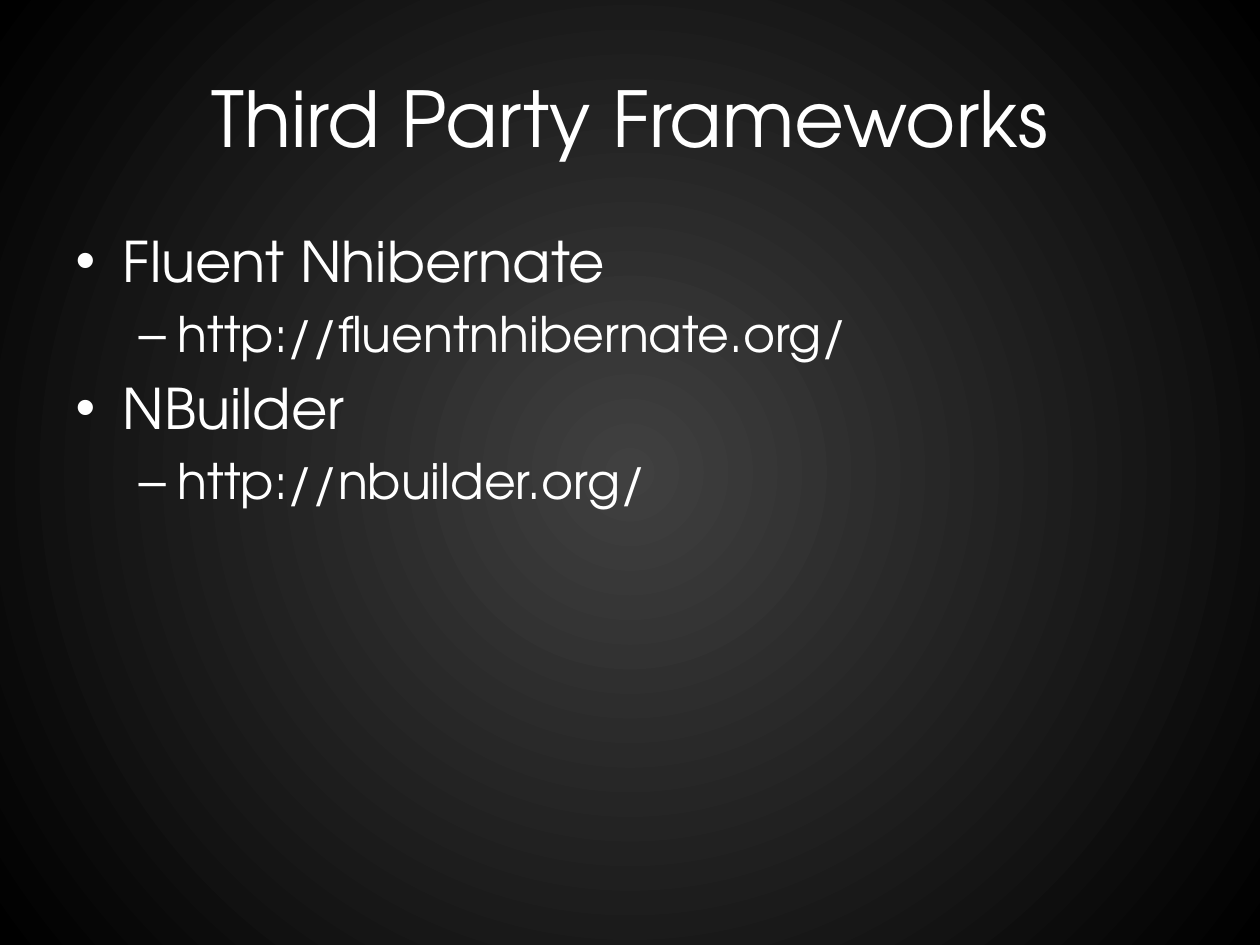
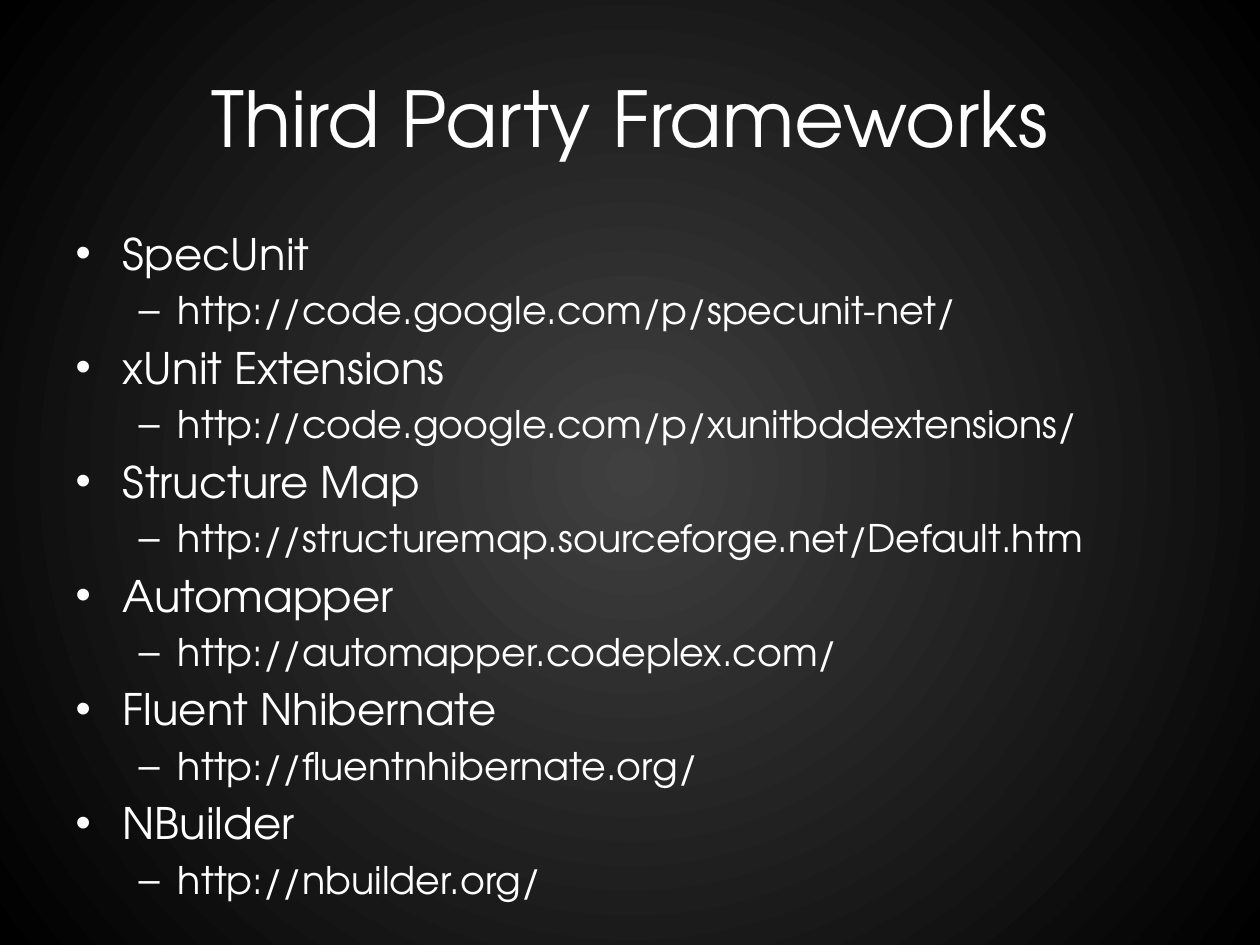
Before and after one commit to RookieOne/Evolve-Your-Code, a slide deck: slide 77 of EvolveYourCode.pptx (slide 53 before the commit). Drawn at 1260x945 pixels with LibreOffice and Linux fonts; fonts in the diff are those of the drawing. Boxes give left, top, right and bottom in pixels: in the first picture for what was removed or moved away, otherwise in the second. Text is boxed around its words. In the diff, an @@ line names an element or a change of style, - is before the commit and + after.

```diff
--- a/EvolveYourCode.pptx
+++ b/EvolveYourCode.pptx
@@ text at (x1=123, y1=237, x2=1084, y2=674): paragraphs added @@
+• SpecUnit
+  – http://code.google.com/p/specunit-net/
+• xUnit Extensions
+  – http://code.google.com/p/xunitbddextensions/
+• Structure Map
+  – http://structuremap.sourceforge.net/Default.htm
+• Automapper
+  – http://automapper.codeplex.com/
@@ text at (x1=123, y1=693, x2=698, y2=840): size 32 to 24.8 pt in "Fluent Nhibernate", "NBuilder"; size 28 to 21.7 pt in "http://fluentnhibernate.org/", "http://nbuilder.org/"; less space between paragraphs @@
```
Also in this commit, not shown: 24 other slides changed, 33 slides added, 12 slides removed, 34 other files.
